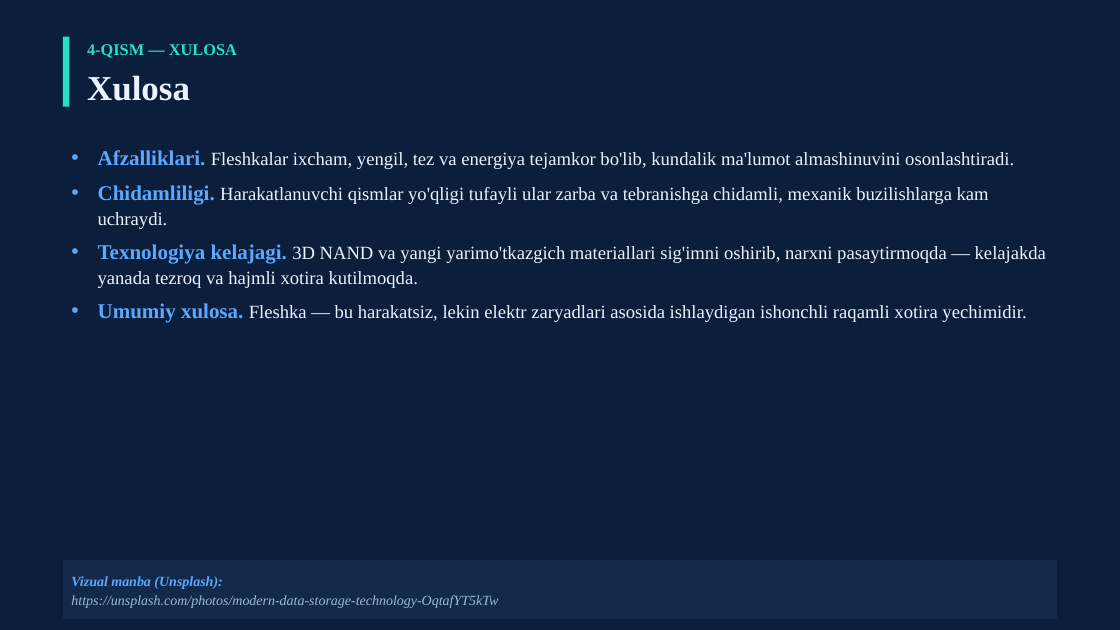
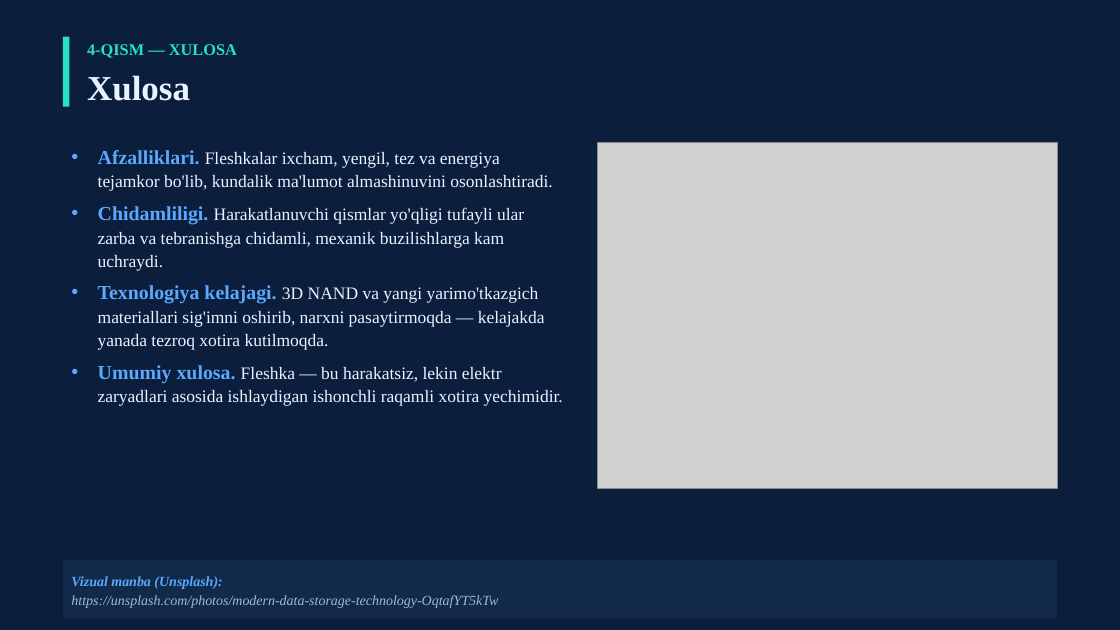
Before and after one commit to dasturland/KK123, a slide deck: slide 9 of Fleshkalar_USB_malumot_saqlashi.pptx. Drawn at 1120x630 pixels with LibreOffice and Linux fonts; fonts in the diff are those of the drawing; grey boxes stand for pictures. Boxes give left, top, right and bottom in pixels: in the first picture for what was removed or moved away, otherwise in the second. Text is boxed around its words. In the diff, an @@ line names an element or a change of style, - is before the commit and + after.

Commit message:
feat: har slaydga joylangan PNG diagrammalar qo'shildi (sof Python grafikasi)
- generate_presentation.py: mini-grafika dvijok (Canvas + 5x7 bitmap shrift +
  PNG koder) va 10 ta diagramma (USB anatomiyasi, NAND matritsa, floating-gate
  kesimi, SLC/MLC Vth grafiklari, yozish/o'qish/o'chirish sxemasi, rasm->bayt
  ->katakcha zanjiri, 3D NAND + sig'im grafigi, bannerlar)
- Har bir slaydda endi haqiqiy joylangan rasm (<p:pic> + ppt/media/*.png)
- slideMaster/slideLayout XML da yetishmagan yopuvchi teglar tuzatildi
- verify_presentation.py: joylangan rasmlarni ham tekshiradi
- README.md yangilandi

```diff
--- a/Fleshkalar_USB_malumot_saqlashi.pptx
+++ b/Fleshkalar_USB_malumot_saqlashi.pptx
@@ picture added at (x1=598, y1=143, x2=1058, y2=489) @@
@@ text at (x1=98, y1=150, x2=563, y2=406): size 18 to 17 pt in "Afzalliklari.", "Chidamliligi.", "Umumiy xulosa."; size 16 to 15 pt in "Fleshkalar ixcham, yengil, tez va energiya tejamkor ...", "Harakatlanuvchi qismlar yo'qligi tufayli ular zarba va ...", "Fleshka — bu harakatsiz, lekin elektr zaryadlari ..." @@
@@ text at (x1=98, y1=285, x2=545, y2=350): text changed; size 16 to 15 pt @@
-• Texnologiya kelajagi. 3D NAND va yangi yarimo'tkazgich materiallari sig'imni oshirib, narxni pasaytirmoqda — kelajakda yanada tezroq va hajmli xotira kutilmoqda.
+• Texnologiya kelajagi. 3D NAND va yangi yarimo'tkazgich materiallari sig'imni oshirib, narxni pasaytirmoqda — kelajakda yanada tezroq xotira kutilmoqda.
```
Also in this commit, not shown: 9 other slides changed, 3 other files.
